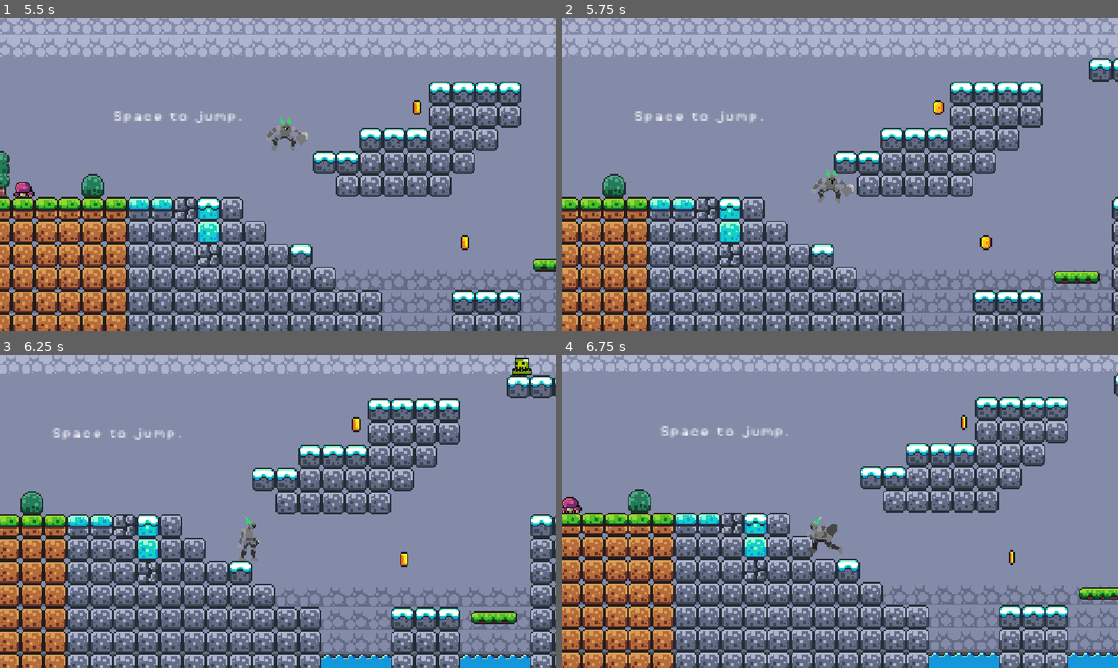
Above: before the commit, frames 1-4 (two rows, left to right).
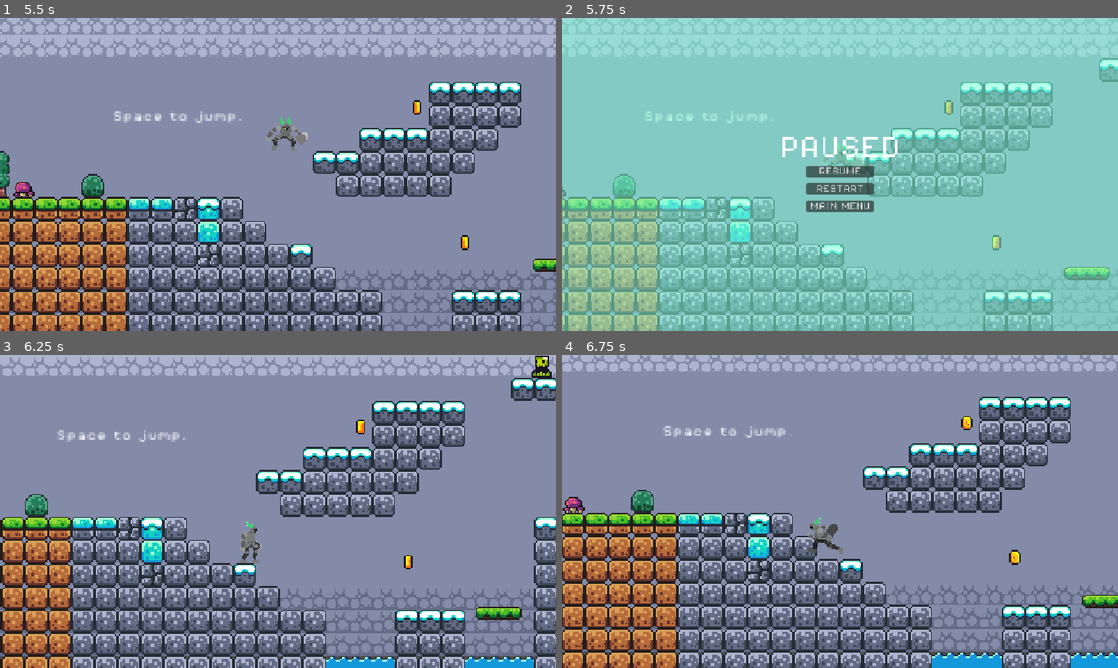
Above: after the commit, the same moments.

Repository: jrhagerty/first-game
Game: Godot game, scene res://scenes/splash_screen.tscn
Two runs of this game, one before a commit and one after it. Both use one fixed random seed, a clock stepped at 60 frames per second and the inputs below. Video files are missing from this copy of the repository; at most half a second of black plays in their place.
Inputs (mouse positions are in pixels of both pictures, inside the frame that each line leads up to):
- Up to frame 1 (5.5 s): tap Enter at 0.5 s; move the mouse to (400, 158) at 0.52 s; hold D (move_right) 0.53-1.25 s; tap Shift (dash) at 0.6, 2.85, 3.6, 4.35, 5.1 s; tap Space (Jump) at 0.77, 3.02, 4.52, 5.27 s; click "Level Select" at 1.25 s; click "Level 1" at 2 s; move the mouse to (166, 190) at 2.77 s; hold D (move_right) 2.78-3.53 s; move the mouse to (333, 105) at 3.52 s; hold A (move_left) 3.53-4.28 s; move the mouse to (250, 237) at 4.27 s; hold D (move_right) from 4.28 s (still down); move the mouse to (444, 221) at 5.02 s
- Up to frame 2 (5.75 s): keep holding D (move_right); tap Escape (ui_cancel) at 5.65 s
- Up to frame 3 (6.25 s): release D (move_right) at 5.75 s; click (278, 508) at 5.75 s, where only the run after the commit has a clickable "RESUME"
- Up to frame 4 (6.75 s): move the mouse to (673, 464) at 6.52 s; hold A (move_left) from 6.53 s (still down); tap Shift (dash) at 6.6 s

Frame 1 is identical in both runs. In frame 2, 100% of the frame differs, in the area x 0-100%, y 0-100%; in frame 3, 34%; in frame 4, 27%.

Commit message:
Pause menu

Diff:
--- a/project.godot
+++ b/project.godot
@@ -37,6 +37,11 @@
 
 [input]
 
+ui_cancel={
+"deadzone": 0.5,
+"events": [Object(InputEventKey,"resource_local_to_scene":false,"resource_name":"","device":-1,"window_id":0,"alt_pressed":false,"shift_pressed":false,"ctrl_pressed":false,"meta_pressed":false,"pressed":false,"keycode":4194305,"physical_keycode":0,"key_label":0,"unicode":0,"location":0,"echo":false,"script":null)
+]
+}
 Jump={
 "deadzone": 0.2,
 "events": [Object(InputEventKey,"resource_local_to_scene":false,"resource_name":"","device":-1,"window_id":0,"alt_press …(191 unchanged characters)…
--- a/scenes/game.tscn
+++ b/scenes/game.tscn
@@ -12,6 +12,7 @@
 [ext_resource type="Script" uid="uid://elpwwann6guy" path="res://scripts/win_ui.gd" id="10_kvpfn"]
 [ext_resource type="AudioStream" uid="uid://dqwja0rwrwwl5" path="res://assets/sounds/hover.mp3" id="11_dinhu"]
 [ext_resource type="AudioStream" uid="uid://bw8uohm51rwgg" path="res://assets/sounds/confirm.mp3" id="12_kvuet"]
+[ext_resource type="PackedScene" uid="uid://cwfkxatq8stl4" path="res://scenes/pause_menu.tscn" id="13_kvuet"]
 
 [sub_resource type="TileSetAtlasSource" id="TileSetAtlasSource_lnu2h"]
 texture = ExtResource("2_yqjtg")
@@ -529,6 +530,8 @@
 stream = ExtResource("12_kvuet")
 bus = &"SFX"
 
+[node name="PauseMenu" parent="." unique_id=2135146647 instance=ExtResource("13_kvuet")]
+
 [connection signal="mouse_entered" from="WinUI/winPanel/VBoxContainer/NextLevelButton" to="WinUI" method="_on_main_menu_button_mouse_entered"]
 [connection signal="pressed" from="WinUI/winPanel/VBoxContainer/NextLevelButton" to="WinUI" method="_on_next_level_button_pressed"]
 [connection signal="mouse_entered" from="WinUI/winPanel/VBoxContainer/ReplayButton" to="WinUI" method="_on_replay_button_mouse_entered"]
--- /dev/null
+++ b/scenes/pause_menu.tscn
@@ -0,0 +1,74 @@
+[gd_scene format=3 uid="uid://cwfkxatq8stl4"]
+
+[ext_resource type="Script" uid="uid://cre1lwaer3jlj" path="res://scripts/pause_menu.gd" id="1_myx47"]
+[ext_resource type="FontFile" uid="uid://jgv88f60q8tg" path="res://assets/fonts/PixelOperator8.ttf" id="1_n87rw"]
+
+[node name="pause menu" type="CanvasLayer" unique_id=1325619813]
+script = ExtResource("1_myx47")
+
+[node name="panel" type="Control" parent="." unique_id=830223955]
+layout_mode = 3
+anchors_preset = 15
+anchor_right = 1.0
+anchor_bottom = 1.0
+grow_horizontal = 2
+grow_vertical = 2
+
+[node name="backgound" type="ColorRect" parent="panel" unique_id=449831130]
+layout_mode = 1
+anchors_preset = 15
+anchor_right = 1.0
+anchor_bottom = 1.0
+grow_horizontal = 2
+grow_vertical = 2
+color = Color(0.5137255, 1, 0.85490197, 0.54509807)
+
+[node name="CenterContainer" type="CenterContainer" parent="panel" unique_id=1157551203]
+layout_mode = 1
+anchors_preset = 15
+anchor_right = 1.0
+anchor_bottom = 1.0
+grow_horizontal = 2
+grow_vertical = 2
+
+[node name="VBoxContainer" type="VBoxContainer" parent="panel/CenterContainer" unique_id=1966936711]
+layout_mode = 2
+theme_override_constants/separation = 12
+
+[node name="Label" type="Label" parent="panel/CenterContainer/VBoxContainer" unique_id=1632667624]
+layout_mode = 2
+theme_override_fonts/font = ExtResource("1_n87rw")
+theme_override_font_sizes/font_size = 48
+text = "PAUSED"
+horizontal_alignment = 1
+
+[node name="resume_button" type="Button" parent="panel/CenterContainer/VBoxContainer" unique_id=624421243]
+custom_minimum_size = Vector2(140, 0)
+layout_mode = 2
+size_flags_horizontal = 4
+theme_override_fonts/font = ExtResource("1_n87rw")
+theme_override_font_sizes/font_size = 16
+text = "RESUME"
+
+[node name="restart_button" type="Button" parent="panel/CenterContainer/VBoxContainer" unique_id=315771969]
+custom_minimum_size = Vector2(140, 0)
+layout_mode = 2
+size_flags_horizontal = 4
+theme_override_fonts/font = ExtResource("1_n87rw")
+theme_override_font_sizes/font_size = 16
+text = "RESTART"
+
+[node name="main_menu_button" type="Button" parent="panel/CenterContainer/VBoxContainer" unique_id=1663922902]
+custom_minimum_size = Vector2(140, 0)
+layout_mode = 2
+size_flags_horizontal = 4
+theme_override_fonts/font = ExtResource("1_n87rw")
+theme_override_font_sizes/font_size = 16
+text = "MAIN MENU"
+
+[connection signal="mouse_entered" from="panel/CenterContainer/VBoxContainer/resume_button" to="." method="_on_resume_button_mouse_entered"]
+[connection signal="pressed" from="panel/CenterContainer/VBoxContainer/resume_button" to="." method="_on_resume_button_pressed"]
+[connection signal="mouse_entered" from="panel/CenterContainer/VBoxContainer/restart_button" to="." method="_on_restart_button_mouse_entered"]
+[connection signal="pressed" from="panel/CenterContainer/VBoxContainer/restart_button" to="." method="_on_restart_button_pressed"]
+[connection signal="mouse_entered" from="panel/CenterContainer/VBoxContainer/main_menu_button" to="." method="_on_main_menu_button_mouse_entered"]
+[connection signal="pressed" from="panel/CenterContainer/VBoxContainer/main_menu_button" to="." method="_on_main_menu_button_pressed"]
--- a/scenes/platform.tscn
+++ b/scenes/platform.tscn
@@ -3,7 +3,7 @@
 [ext_resource type="Texture2D" uid="uid://un1kmh0dbmi4" path="res://assets/sprites/platforms.png" id="1_ba0x2"]
 
 [sub_resource type="RectangleShape2D" id="RectangleShape2D_pqj25"]
-size = Vector2(32, 10)
+size = Vector2(32, 9)
 
 [node name="Platform" type="AnimatableBody2D" unique_id=83221993]
 
@@ -13,5 +13,6 @@
 region_rect = Rect2(16.136108, 0, 31.73341, 9.107517)
 
 [node name="CollisionShape2D" type="CollisionShape2D" parent="." unique_id=76773423]
+position = Vector2(0, 0.5)
 shape = SubResource("RectangleShape2D_pqj25")
 one_way_collision = true
--- a/scripts/level_select.gd
+++ b/scripts/level_select.gd
@@ -27,4 +27,4 @@
 	hover.play()
 
 func _on_back_button_mouse_entered() -> void:
-	back.play()
+	hover.play()
--- /dev/null
+++ b/scripts/pause_menu.gd
@@ -0,0 +1,40 @@
+extends CanvasLayer
+
+@onready var pause_panel: Control = $panel
+@onready var hover: AudioStreamPlayer = $"../Hover"
+@onready var click: AudioStreamPlayer = $"../Click"
+
+func _ready() -> void:
+	process_mode = Node.PROCESS_MODE_ALWAYS
+	pause_panel.hide()
+
+func _input(event: InputEvent) -> void:
+	if event.is_action_pressed("ui_cancel") and not event.is_echo():
+		toggle_pause()
+		get_viewport().set_input_as_handled()
+
+func toggle_pause() -> void:
+	var paused = not get_tree().paused
+	get_tree().paused = paused
+	pause_panel.visible = paused
+
+func _on_restart_button_pressed() -> void:
+	click.play()
+	SceneTransition.change_scene(get_tree().current_scene.scene_file_path)
+
+func _on_main_menu_button_pressed() -> void:
+	click.play()
+	SceneTransition.change_scene("res://scenes/main_menu.tscn")
+
+func _on_resume_button_pressed() -> void:
+	click.play()
+	toggle_pause()
+
+func _on_resume_button_mouse_entered() -> void:
+	hover.play()
+
+func _on_restart_button_mouse_entered() -> void:
+	hover.play()
+
+func _on_main_menu_button_mouse_entered() -> void:
+	hover.play()
Not shown, added: scripts/pause_menu.gd.uid
